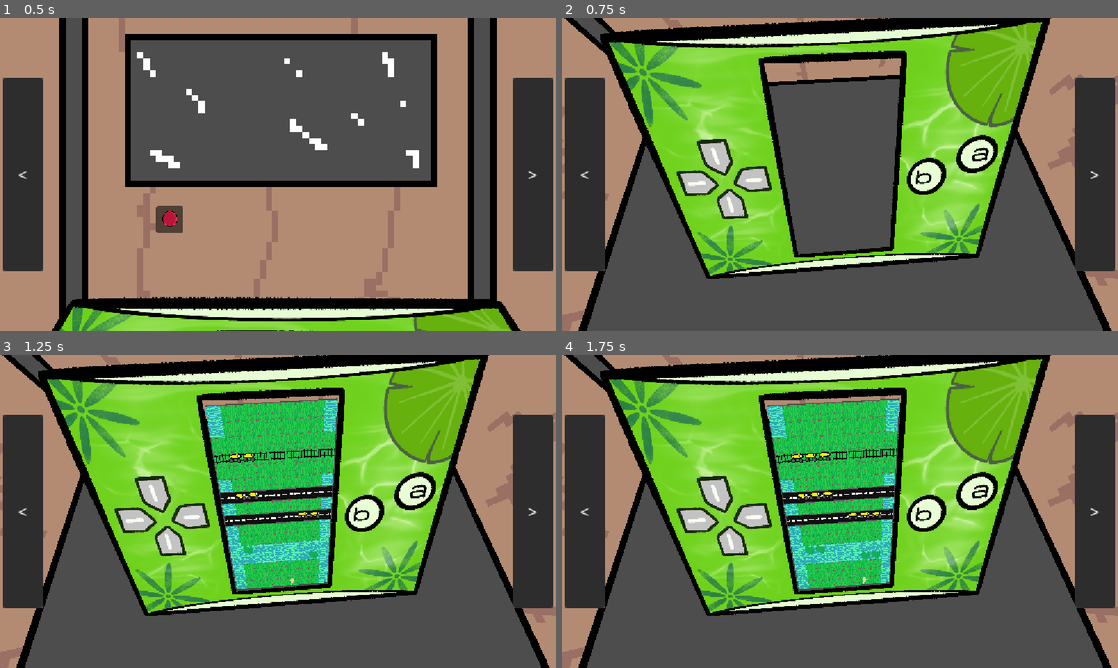
Above: before the commit, frames 1-4 (two rows, left to right).
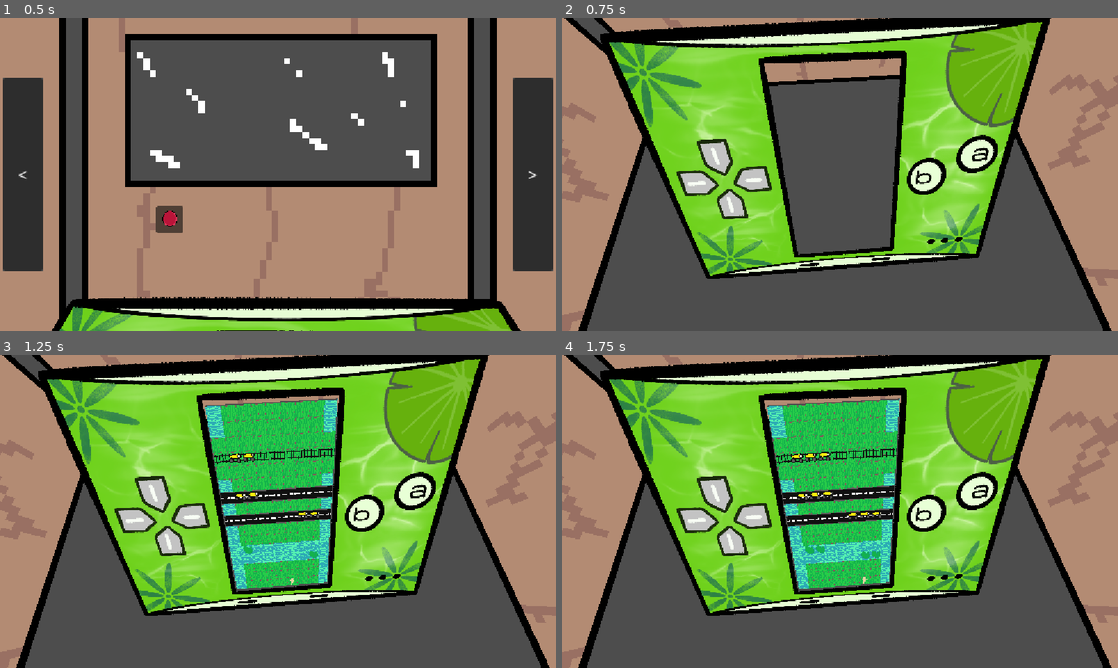
Above: after the commit, the same moments.

Repository: Dededecent/Godot-wild-jam-98
Game: Godot game, scene res://scenes/main.tscn
Two runs of this game, one before a commit and one after it. Both use one fixed random seed, a clock stepped at 60 frames per second and the inputs below.
Inputs (mouse positions are in pixels of both pictures, inside the frame that each line leads up to):
- Up to frame 1 (0.5 s): no input
- Up to frame 2 (0.75 s): tap Enter at 0.5 s; move the mouse to (962, 158) at 0.52 s; hold D (right) from 0.53 s (still down); hold Space (flip) from 0.53 s (still down); click (962, 158) at 0.67 s
- Up to frame 3 (1.25 s): keep holding D (right); keep holding Space (flip)
- Up to frame 4 (1.75 s): release D (right) at 1.25 s; release Space (flip) at 1.25 s; drag from (728, 527) to (812, 574) at 1.27 s

Frame 1 is identical in both runs. In frame 2, 9.1% of the frame differs, in the area x 0-100%, y 19-81%; in frame 3, 9.1%; in frame 4, 9.1%.

Commit message:
fixed fbm texture and bugfix on rotation

Diff:
--- a/scripts/main.gd
+++ b/scripts/main.gd
@@ -7,14 +7,14 @@
 		if CameraState == Camera.GAME:
 			$Camera3D.look_at($WallFront.global_position)
 			CameraState = Camera.FRONT
-			$Camera3D/GUIPanel3D_left.hide()
-			$Camera3D/GUIPanel3D_right.hide()
+			$Camera3D/GUIPanel3D_left.show()
+			$Camera3D/GUIPanel3D_right.show()
 
 		else:
 			$Camera3D.look_at($Sprite3D.global_position)
 			CameraState = Camera.GAME
-			$Camera3D/GUIPanel3D_left.show()
-			$Camera3D/GUIPanel3D_right.show()
+			$Camera3D/GUIPanel3D_left.hide()
+			$Camera3D/GUIPanel3D_right.hide()
 	$SubViewport.push_input(event, false)
 func screen_left() -> void:
 	match CameraState:
@@ -49,6 +49,6 @@
 			CameraState = Camera.LEFT
 			print("test")
 		Camera.RIGHT:
-			$Camera3D.look_at($WallFront.global_position)
-			CameraState = Camera.LEFT
+			$Camera3D.look_at($WallBack.global_position)
+			CameraState = Camera.BACK
 			print("test")
Binary file changed: assets/frogboymicro.png
